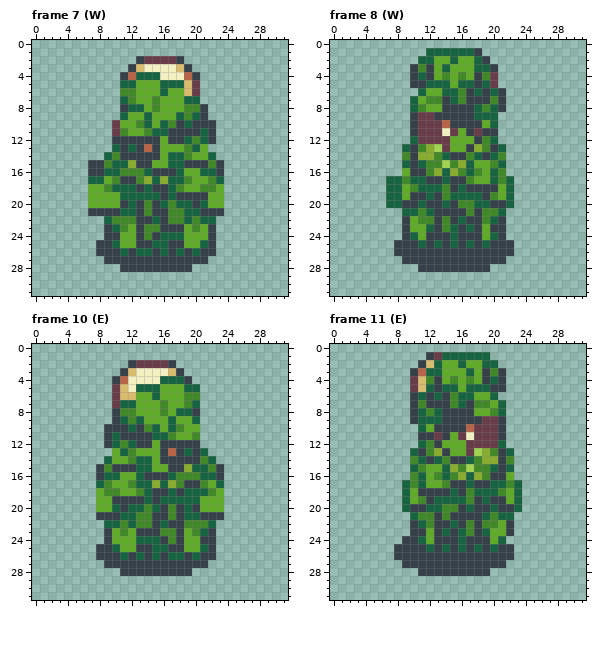
One commit to this pixel-art file: images/tiles/npcs/invasion_scout_move.aseprite. Above, as it was before the edit.
32x32 pixels, 15 frames. Colours within 5 levels of each other are drawn and written as one. Shown: frame 7 (W), frame 8 (W), frame 10 (E), frame 11 (E). The commit also changed other frames, which this record leaves out.
The same view after the edit:
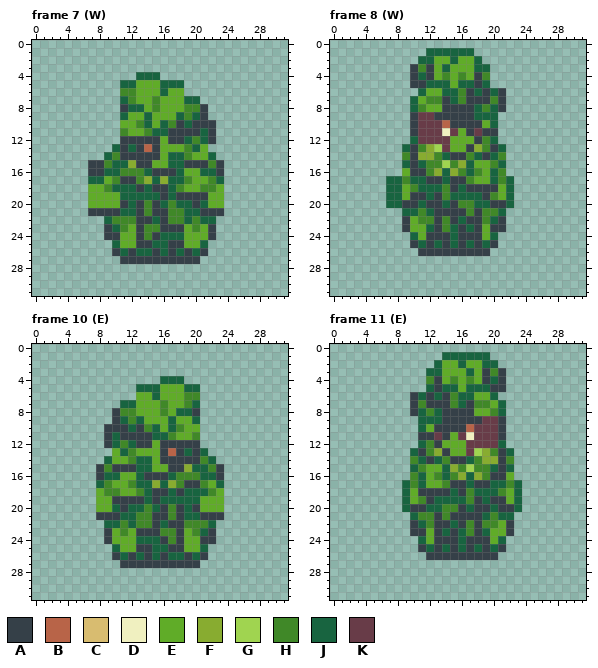
Palette (. is transparent): A #354048  B #b86448  C #d8bc70  D #f0f0c0  E #60ac28  F #88ac30  G #a0d450  H #408828  J #186440  K #683c48
From old to new:
layer "Base Female" now hidden
Frame 7 (W):
y 2: x 13..18 AKKKKA -> ......
y 3: x 12..19 ACDDDDCA -> ........
y 4: x 11..12 AB -> ..; x 16..20 DDDBA -> .....
y 5..6: x 19..20 CK -> ..
y 10..11: x 10 K -> .
y 12: x 10 A -> .
y 25..26: x 8..9 AA -> ..; x 22 A -> .
y 27: x 9..10 AA -> ..; x 21 A -> .
y 28: x 11..19 AAAAAAAAA -> .........
Frame 8 (W):
y 1: x 18 A -> .
y 2: x 19 A -> .
y 3: x 20 A -> .
y 4..5: x 20 K -> .
y 24: x 9 A -> .; x 21 A -> .
y 25: x 8..9 AA -> ..; x 21..22 AA -> ..
y 26: x 8..10 AAA -> ...; x 20..22 AAA -> ...
y 27: x 9..21 AAAAAAAAAAAAA -> .............
y 28: x 11..19 AAAAAAAAA -> .........
Frame 10 (E):
y 2: x 12..17 AKKKKA -> ......
y 3: x 11..18 ACDDDDCA -> ........
y 4: x 10..15 ABDDDD -> ......; x 19 A -> .
y 5: x 10..12 KCD -> ...
y 6: x 10..12 KCC -> ...
y 7: x 10 K -> .
y 25..26: x 8..9 AA -> ..; x 22 A -> .
y 27: x 9..10 AA -> ..; x 21 A -> .
y 28: x 11..19 AAAAAAAAA -> .........
Frame 11 (E):
y 1: x 12..13 AK -> ..
y 2: x 11..12 AC -> ..
y 3: x 10..11 AB -> ..
y 4..5: x 10..11 KC -> ..
y 9: x 10 A -> .
y 24: x 9..10 AA -> ..
y 25: x 8..10 AAA -> ...; x 22 A -> .
y 26: x 8..11 AAAA -> ....; x 21..22 AA -> ..
y 27: x 9..21 AAAAAAAAAAAAA -> .............
y 28: x 11..19 AAAAAAAAA -> .........
